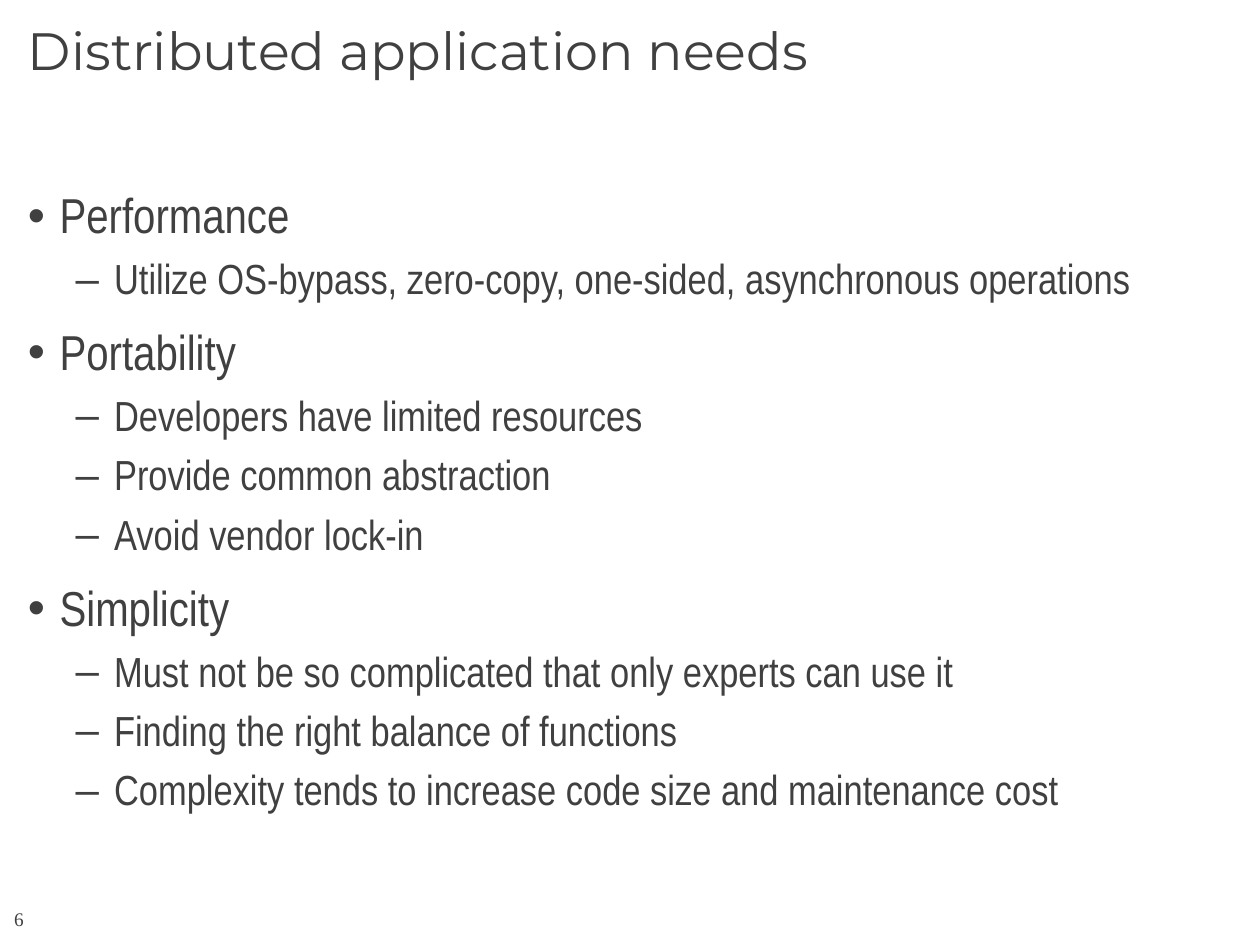
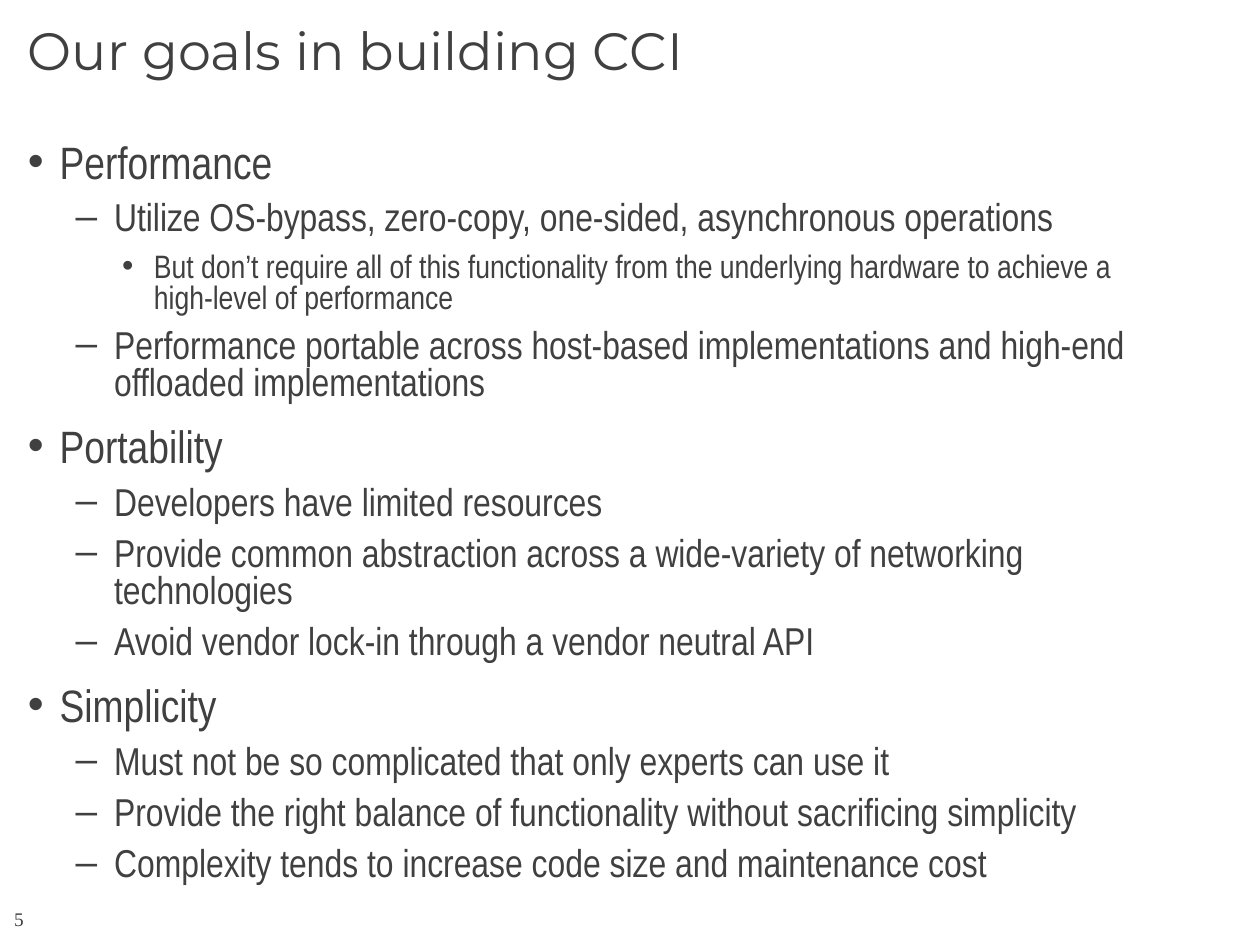
Before and after one commit to CCI/pub, a slide deck: slide 5 of slides/HotI-2011/2011-HotI-CCI-OLCF.pptx (slide 6 before the commit). Drawn at 1260x945 pixels with LibreOffice and Linux fonts; fonts in the diff are those of the drawing; background and template pictures are left out. Boxes give left, top, right and bottom in pixels: in the first picture for what was removed or moved away, otherwise in the second. Text is boxed around its words. In the diff, an @@ line names an element or a change of style, - is before the commit and + after.

```diff
--- a/slides/HotI-2011/2011-HotI-CCI-OLCF.pptx
+++ b/slides/HotI-2011/2011-HotI-CCI-OLCF.pptx
@@ title at (28,31,684,81): text changed @@
-Distributed application needs
+Our goals in building CCI
@@ text "Performance": place and size @@
-text "Performance" at (60,197,1130,814)
+text "Performance" at (60,146,1125,885)
@@ text at (60,146,1053,885): size 28 to 25.9 pt in "Performance", "Portability", "Simplicity"; size 24 to 22.2 pt in "Utilize OS-bypass, zero-copy, one-sided, asynchronous operat ...", "Developers have limited resources", "Must not be so complicated that only ...", "Complexity tends to increase code size and ..."; line spacing 0.9 to 0.8 @@
@@ text at (114,254,1125,404): paragraphs added @@
+    • But don’t require all of this functionality from the underlying hardware to achieve a high-level of performance
+  – Performance portable across host-based implementations and high-end offloaded implementations
@@ text at (114,539,1023,663): text changed; size 24 to 22.2 pt @@
-  – Provide common abstraction
-  – Avoid vendor lock-in
+  – Provide common abstraction across a wide-variety of networking technologies
+  – Avoid vendor lock-in through a vendor neutral API
@@ text at (114,798,1076,834): text changed; size 24 to 22.2 pt @@
-  – Finding the right balance of functions
+  – Provide the right balance of functionality without sacrificing simplicity
@@ page number at (14,913,24,926): text changed @@
-6
+5
```
Also in this commit, not shown: 17 other slides changed, 1 slide added.
